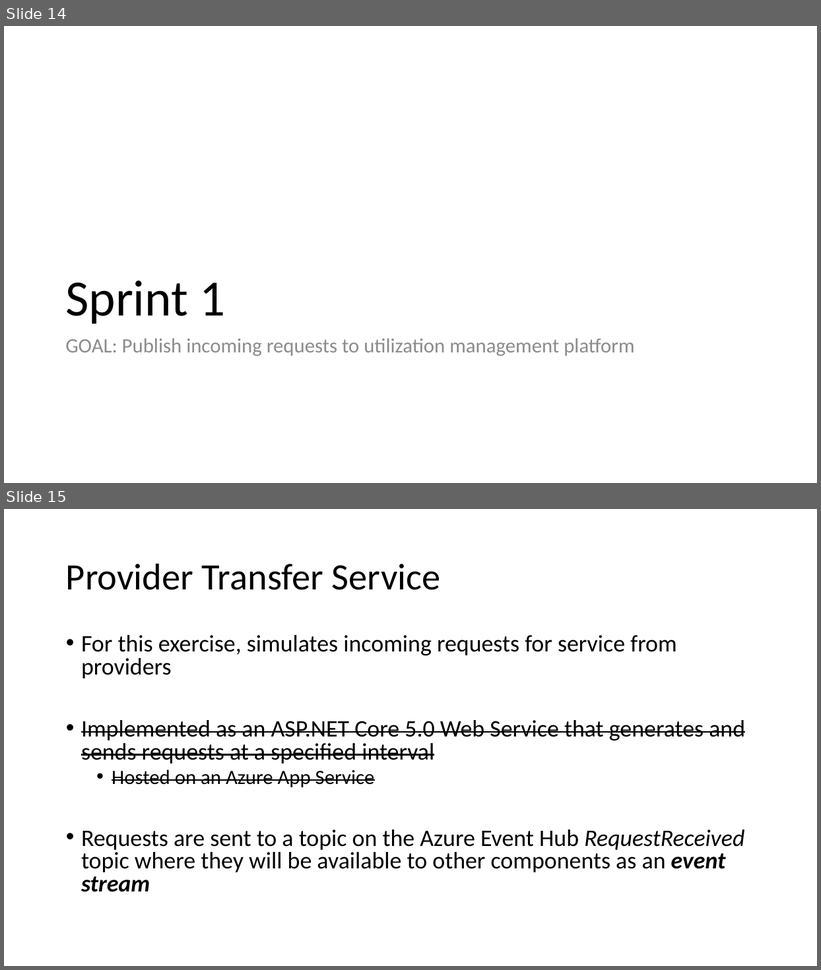
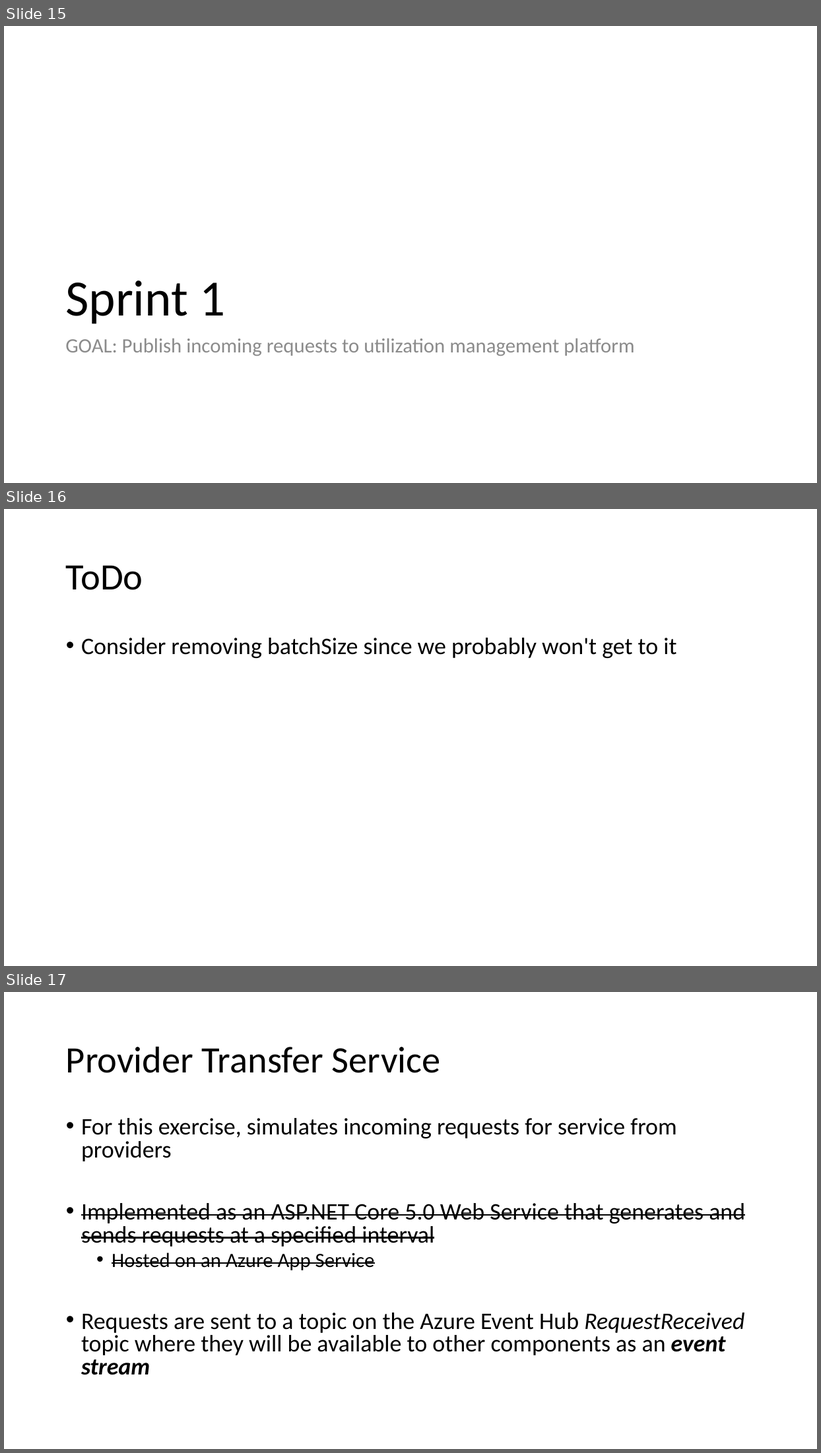
Before and after one commit to scottctr/EdaWorkshop, a slide deck: EventDrivenArchitectureWorkshop.pptx. Shown one above the other, each under a label of ours: slides 14 and 15 before the commit, slides 15, 16 and 17 after it. The pictures are 821x970 and 821x1453 pixels, drawn with LibreOffice and Linux fonts; fonts in the diff are those of the drawing. Boxes give left, top, right and bottom in pixels: in the first picture for what was removed or moved away, otherwise in the second. Text is boxed around its words. In the diff, an @@ line names an element or a change of style, - is before the commit and + after.

```diff
--- a/EventDrivenArchitectureWorkshop.pptx
+++ b/EventDrivenArchitectureWorkshop.pptx
@@ slide 16 added at bbox=[4, 509, 817, 966], background #FFFFFF @@
@@ title added at bbox=[66, 565, 143, 590], 44 pt, text #000000 @@
+ToDo
@@ text added at bbox=[81, 638, 677, 658], 28 pt, text #000000 @@
+• Consider removing batchSize since we probably won't get to it
@@ what was slide 14 is now slide 15 @@
@@ what was slide 15 is now slide 17 @@
```
Also in this commit, not shown: 2 slides changed, 6 other slides added, 7 other files.
